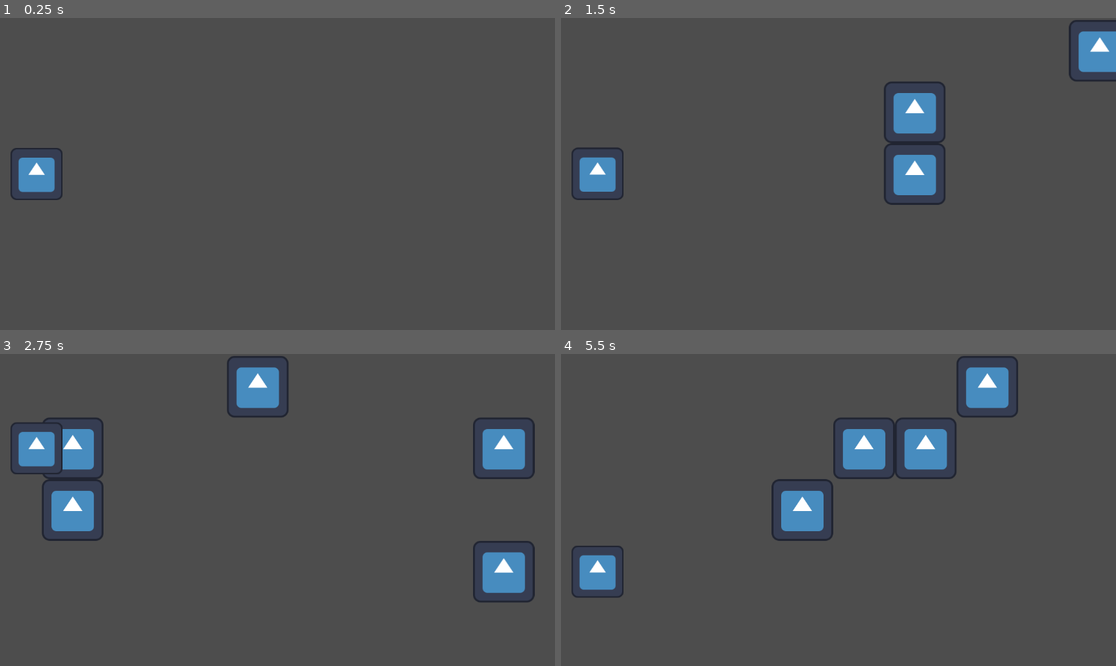
Above: before the commit, frames 1-4 (two rows, left to right).
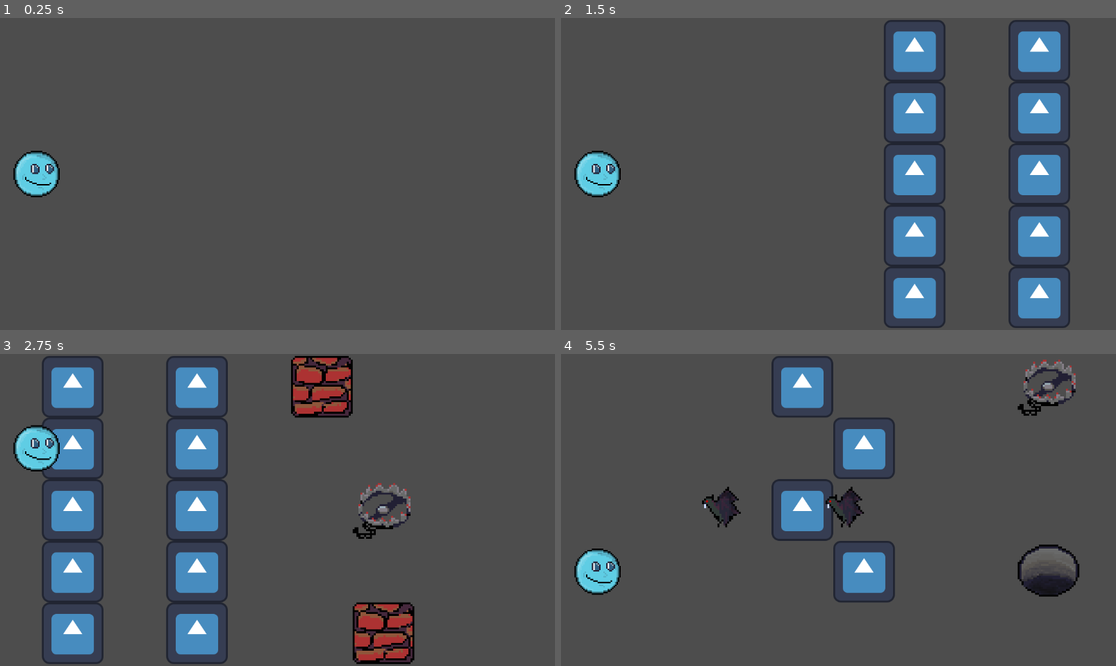
Above: after the commit, the same moments.

Repository: Shuisho10/Flee-3
Game: Godot game, scene res://res/scenes/core/ingame.tscn
Same seed, same stepped clock (60 frames per second), same inputs: the game is played once before the commit and once after it. The engine's default icon, where the game draws it, is replaced by a stand-in: a white triangle on a blue panel in a dark square.
Inputs:
- Up to frame 1 (0.25 s): no input
- Up to frame 2 (1.5 s): tap Enter at 0.5 s; hold W (button_up) 0.53-1.28 s; tap Space (button_jump) at 0.77 s; hold S (button_down) from 1.28 s (still down)
- Up to frame 3 (2.75 s): tap Space (button_jump) at 1.52 s; release S (button_down) at 2.03 s; hold W (button_up) from 2.03 s (still down)
- Up to frame 4 (5.5 s): tap Space (button_jump) at 3.02, 3.77, 4.52 s; tap R (button_reset) at 3.5 s; release W (button_up) at 3.53 s; hold S (button_down) from 3.53 s (still down)

The runs differ from the first frame. In frame 1, 1.2% of the frame differs, in the area x 1-12%, y 41-59%; in frame 2, 12%; in frame 3, 20%, in the area x 1-97%, y 0-100%; in frame 4, 8.8%.

Commit message:
Added obstacles and enemies
- Imported various obstacles and enemies sprites.
- Added enemies
- Added variety on chunks

Diff:
--- a/project.godot
+++ b/project.godot
@@ -18,6 +18,18 @@
 [editor]
 
 movie_writer/fps=120
+
+[file_customization]
+
+folder_colors={
+"res://res/scenes/core/": "purple",
+"res://res/scenes/enemies/": "orange",
+"res://res/scenes/obstacles/": "orange",
+"res://res/sprites/": "green",
+"res://src/core/": "purple",
+"res://src/enemies/": "orange",
+"res://src/obsctacles/": "orange"
+}
 
 [input]
 
@@ -59,5 +71,6 @@
 
 [rendering]
 
+textures/canvas_textures/default_texture_filter=0
 renderer/rendering_method="gl_compatibility"
 renderer/rendering_method.mobile="gl_compatibility"
--- a/res/scenes/core/ingame.tscn
+++ b/res/scenes/core/ingame.tscn
@@ -1,10 +1,14 @@
-[gd_scene load_steps=6 format=3 uid="uid://d2jk0phonhmf4"]
+[gd_scene load_steps=10 format=3 uid="uid://d2jk0phonhmf4"]
 
 [ext_resource type="PackedScene" uid="uid://d3w2kddmqhhql" path="res://res/scenes/core/player.tscn" id="1_700s5"]
 [ext_resource type="Script" path="res://src/core/Scroller.gd" id="2_m3l23"]
 [ext_resource type="PackedScene" uid="uid://83f654p435au" path="res://res/scenes/core/random_chunk.tscn" id="3_exxyn"]
 [ext_resource type="PackedScene" uid="uid://ddenmgo1353cl" path="res://res/scenes/core/pregen_chunk.tscn" id="4_3105g"]
 [ext_resource type="PackedScene" uid="uid://br1t8t37qtphs" path="res://res/scenes/obstacles/normal_obstacle.tscn" id="4_dqd1q"]
+[ext_resource type="PackedScene" uid="uid://c7aphfe4kndxh" path="res://res/scenes/obstacles/wall_brick.tscn" id="6_sst18"]
+[ext_resource type="PackedScene" uid="uid://pirectaugn5n" path="res://res/scenes/obstacles/bear_trap.tscn" id="7_w4s75"]
+[ext_resource type="PackedScene" uid="uid://bypqg1i4qcr0d" path="res://res/scenes/obstacles/hole.tscn" id="8_rlroy"]
+[ext_resource type="PackedScene" uid="uid://dtn336ya0m7" path="res://res/scenes/enemies/bat.tscn" id="9_2oglu"]
 
 [node name="Ingame" type="Node2D"]
 
@@ -17,7 +21,7 @@
 
 [node name="TestLevel" type="Node2D" parent="." node_paths=PackedStringArray("chunk_pool")]
 script = ExtResource("2_m3l23")
-chunk_pool = [NodePath("Data/Chunks/Random Chunk")]
+chunk_pool = [NodePath("Data/Chunks/Random Chunk"), NodePath("Data/Chunks/L Shape Chunk"), NodePath("Data/Chunks/L Shape Chunk2")]
 speed = 500.0
 
 [node name="Data" type="Node2D" parent="TestLevel"]
@@ -26,8 +30,8 @@
 [node name="Chunks" type="Node2D" parent="TestLevel/Data"]
 
 [node name="Random Chunk" parent="TestLevel/Data/Chunks" node_paths=PackedStringArray("obs_pool") instance=ExtResource("3_exxyn")]
-obs_pool = [NodePath("../../Obstacles/Normal Obstacle")]
-frequency = 0.216
+obs_pool = [NodePath("../../Things/Wall"), NodePath("../../Things/Hole"), NodePath("../../Things/Bear Trap"), NodePath("../../Things/Bat")]
+frequency = 0.197
 
 [node name="L Shape Chunk" parent="TestLevel/Data/Chunks" instance=ExtResource("4_3105g")]
 position = Vector2(0, 1000)
@@ -63,6 +67,12 @@
 [node name="Normal Obstacle4" parent="TestLevel/Data/Chunks/L Shape Chunk2" instance=ExtResource("4_dqd1q")]
 position = Vector2(128, -128)
 
-[node name="Obstacles" type="Node2D" parent="TestLevel/Data"]
+[node name="Things" type="Node2D" parent="TestLevel/Data"]
 
-[node name="Normal Obstacle" parent="TestLevel/Data/Obstacles" instance=ExtResource("4_dqd1q")]
+[node name="Wall" parent="TestLevel/Data/Things" instance=ExtResource("6_sst18")]
+
+[node name="Bear Trap" parent="TestLevel/Data/Things" instance=ExtResource("7_w4s75")]
+
+[node name="Hole" parent="TestLevel/Data/Things" instance=ExtResource("8_rlroy")]
+
+[node name="Bat" parent="TestLevel/Data/Things" instance=ExtResource("9_2oglu")]
--- a/res/scenes/core/player.tscn
+++ b/res/scenes/core/player.tscn
@@ -1,6 +1,6 @@
 [gd_scene load_steps=6 format=3 uid="uid://d3w2kddmqhhql"]
 
-[ext_resource type="Texture2D" uid="uid://cu05je6tanfsq" path="res://icon.svg" id="1_4t0if"]
+[ext_resource type="Texture2D" uid="uid://cwjxrcjmifpb6" path="res://res/sprites/caritafeliz.png" id="1_nhdjt"]
 [ext_resource type="Script" path="res://src/core/Player.gd" id="2_ammic"]
 
 [sub_resource type="Animation" id="Animation_6qrqj"]
@@ -15,7 +15,7 @@
 "times": PackedFloat32Array(0, 0.5, 1),
 "transitions": PackedFloat32Array(1, 1, 1),
 "update": 0,
-"values": [Vector2(0.85, 0.85), Vector2(1.285, 1.285), Vector2(0.85, 0.85)]
+"values": [Vector2(3, 3), Vector2(7, 7), Vector2(3, 3)]
 }
 tracks/1/type = "method"
 tracks/1/imported = false
@@ -38,11 +38,12 @@
 }
 
 [sub_resource type="RectangleShape2D" id="RectangleShape2D_ckoag"]
-size = Vector2(80, 80)
+size = Vector2(22, 22)
 
 [node name="Player" type="Sprite2D"]
-scale = Vector2(0.85, 0.85)
-texture = ExtResource("1_4t0if")
+texture_filter = 1
+scale = Vector2(3, 3)
+texture = ExtResource("1_nhdjt")
 script = ExtResource("2_ammic")
 
 [node name="AnimationPlayer" type="AnimationPlayer" parent="."]
@@ -56,7 +57,6 @@
 collision_mask = 6
 
 [node name="CollisionShape2D" type="CollisionShape2D" parent="Hitbox"]
-position = Vector2(-1.17647, -0.588238)
 scale = Vector2(1, 1)
 shape = SubResource("RectangleShape2D_ckoag")
 
--- /dev/null
+++ b/res/scenes/enemies/bat.tscn
@@ -0,0 +1,22 @@
+[gd_scene load_steps=4 format=3 uid="uid://dtn336ya0m7"]
+
+[ext_resource type="Texture2D" uid="uid://c57oesn006sgt" path="res://res/sprites/animated/murcielago.png" id="1_hojpd"]
+[ext_resource type="Script" path="res://src/enemies/bat.gd" id="2_qp744"]
+
+[sub_resource type="RectangleShape2D" id="RectangleShape2D_ymqmk"]
+size = Vector2(110, 110)
+
+[node name="Bat" type="Sprite2D"]
+texture_filter = 1
+scale = Vector2(4, 4)
+texture = ExtResource("1_hojpd")
+hframes = 2
+script = ExtResource("2_qp744")
+
+[node name="Area2D" type="Area2D" parent="."]
+scale = Vector2(0.1, 0.1)
+collision_layer = 2
+
+[node name="CollisionShape2D" type="CollisionShape2D" parent="Area2D"]
+position = Vector2(0.5, 0)
+shape = SubResource("RectangleShape2D_ymqmk")
--- /dev/null
+++ b/res/scenes/obstacles/bear_trap.tscn
@@ -0,0 +1,19 @@
+[gd_scene load_steps=3 format=3 uid="uid://pirectaugn5n"]
+
+[ext_resource type="Texture2D" uid="uid://dfuq08sxmt5qd" path="res://res/sprites/trampaoso.png" id="1_bigeq"]
+
+[sub_resource type="RectangleShape2D" id="RectangleShape2D_ymqmk"]
+size = Vector2(110, 110)
+
+[node name="Hole" type="Sprite2D"]
+texture_filter = 1
+scale = Vector2(4, 4)
+texture = ExtResource("1_bigeq")
+
+[node name="Area2D" type="Area2D" parent="."]
+scale = Vector2(0.175, 0.087)
+collision_layer = 2
+
+[node name="CollisionShape2D" type="CollisionShape2D" parent="Area2D"]
+position = Vector2(0.5, 0)
+shape = SubResource("RectangleShape2D_ymqmk")
--- /dev/null
+++ b/res/scenes/obstacles/hole.tscn
@@ -0,0 +1,19 @@
+[gd_scene load_steps=3 format=3 uid="uid://bypqg1i4qcr0d"]
+
+[ext_resource type="Texture2D" uid="uid://depjg11xwl127" path="res://res/sprites/agujero.png" id="1_i7rql"]
+
+[sub_resource type="RectangleShape2D" id="RectangleShape2D_ymqmk"]
+size = Vector2(110, 110)
+
+[node name="Hole" type="Sprite2D"]
+texture_filter = 1
+scale = Vector2(4, 4)
+texture = ExtResource("1_i7rql")
+
+[node name="Area2D" type="Area2D" parent="."]
+scale = Vector2(0.225, 0.087)
+collision_layer = 2
+
+[node name="CollisionShape2D" type="CollisionShape2D" parent="Area2D"]
+position = Vector2(0.5, 0)
+shape = SubResource("RectangleShape2D_ymqmk")
--- /dev/null
+++ b/res/scenes/obstacles/wall_brick.tscn
@@ -0,0 +1,19 @@
+[gd_scene load_steps=3 format=3 uid="uid://c7aphfe4kndxh"]
+
+[ext_resource type="Texture2D" uid="uid://bsgyuwhb8no8g" path="res://res/sprites/ladrillo.png" id="1_2hgxa"]
+
+[sub_resource type="RectangleShape2D" id="RectangleShape2D_ymqmk"]
+size = Vector2(110, 110)
+
+[node name="Wall" type="Sprite2D"]
+texture_filter = 1
+scale = Vector2(4, 4)
+texture = ExtResource("1_2hgxa")
+
+[node name="Area2D" type="Area2D" parent="."]
+scale = Vector2(0.25, 0.25)
+collision_layer = 2
+
+[node name="CollisionShape2D" type="CollisionShape2D" parent="Area2D"]
+position = Vector2(0.5, 0)
+shape = SubResource("RectangleShape2D_ymqmk")
--- /dev/null
+++ b/src/core/Enemy.gd
@@ -0,0 +1,8 @@
+class_name Enemy
+extends Sprite2D
+
+var is_running:=false
+
+func setup(scene:Scroller):
+	reparent(scene)
+	is_running=true
--- a/src/core/Scroller.gd
+++ b/src/core/Scroller.gd
@@ -11,7 +11,7 @@
 var obs_count:int = 0
 var points:int = 0
 var obs_size: Vector2 = Vector2(128,128)
-var _chunk_spawn_distance :int = 650
+var chunk_spawn_distance :int = 650
 var _wait: int = 0
 var _point_timer: Timer
 var rng: RandomNumberGenerator
@@ -39,9 +39,9 @@
 	if _wait<0:
 		var randomint: int = rng.randi_range(0,chunk_pool.size()-1)
 		var new_chunk :Node2D = chunk_pool[randomint].duplicate()
+		add_child(new_chunk)
+		new_chunk.position = Vector2(chunk_spawn_distance,0)
 		new_chunk.setup(self)
-		add_child(new_chunk)
-		new_chunk.position = Vector2(_chunk_spawn_distance,0)
 		_wait = new_chunk.chunk_length
 
 func score_by_sec():
--- /dev/null
+++ b/src/enemies/bat.gd
@@ -0,0 +1,5 @@
+extends Enemy
+
+func _process(delta):
+	if is_running:
+		position.x-=delta*1500
--- a/src/obsctacles/random_chunk.gd
+++ b/src/obsctacles/random_chunk.gd
@@ -26,6 +26,8 @@
 	new_obs.position = Vector2(current_scene.obs_size.x*grid_pos.x,
 							   current_scene.obs_size.y*(grid_pos.y-current_scene.lane_size))
 	add_child(new_obs)
+	if new_obs is Enemy:
+		new_obs.setup(current_scene)
 
 func _process(delta: float):
 	if current_scene:
Not shown, changed: res/ideas.txt
Binary file added: res/sprites/agujero.png
Not shown, added: res/sprites/agujero.png.import
Binary file added: res/sprites/animated/fantasmico.png
Not shown, added: res/sprites/animated/fantasmico.png.import
Binary file added: res/sprites/animated/murcielago.png
Not shown, added: res/sprites/animated/murcielago.png.import
Binary file added: res/sprites/caritaenmascarada.png
Not shown, added: res/sprites/caritaenmascarada.png.import
Binary file added: res/sprites/caritafeliz.png
Not shown, added: res/sprites/caritafeliz.png.import
Binary file added: res/sprites/ladrillo.png
(and 3 more such lines)
